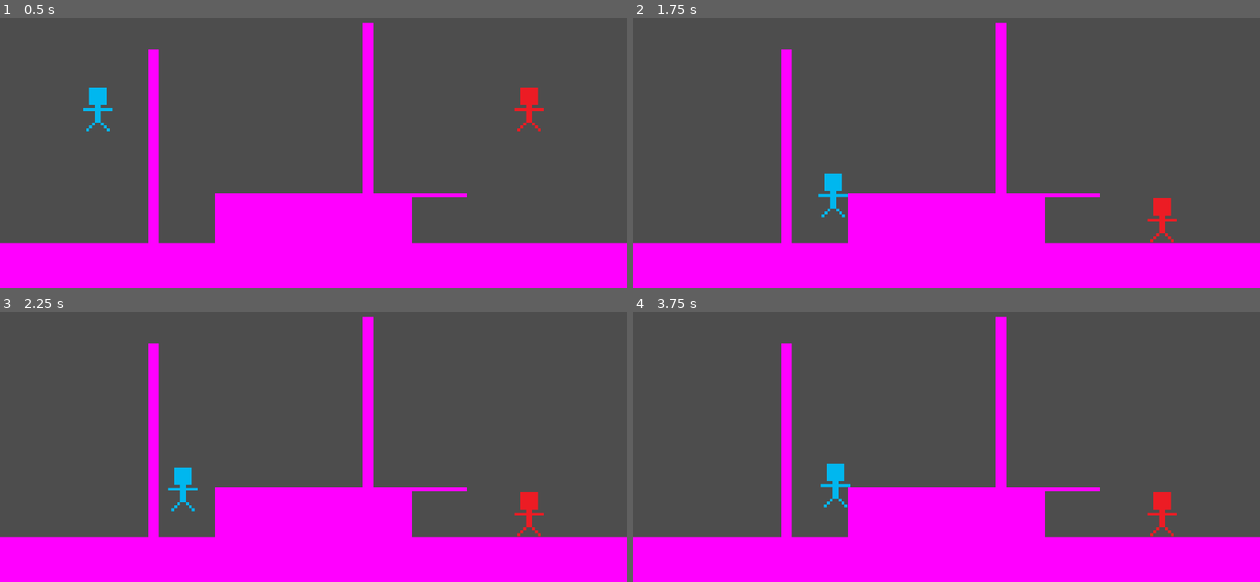
Above: before the commit, frames 1-4 (two rows, left to right).
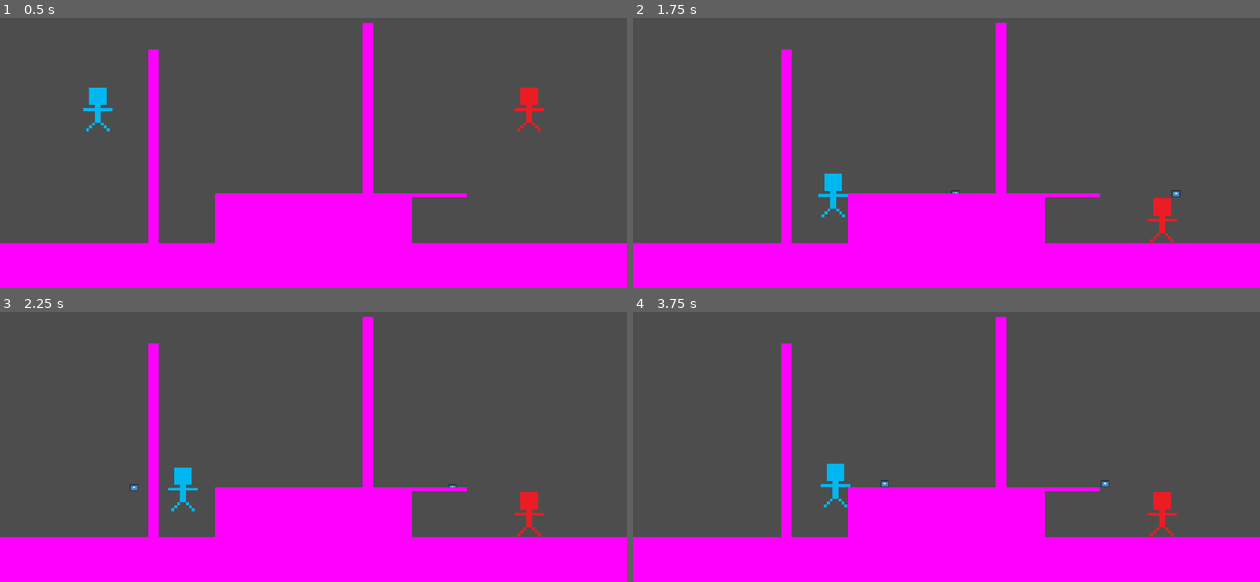
Above: after the commit, the same moments.

Repository: Fezezen/GGJ2024
Game: Godot game, scene res://TestScene.tscn
The game is run twice, just before and just after one commit, with the same random seed, the same clock (stepped at 60 frames per second) and the same inputs. The engine's default icon, where the game draws it, is replaced by a stand-in: a white triangle on a blue panel in a dark square.
Inputs:
- Up to frame 1 (0.5 s): no input
- Up to frame 2 (1.75 s): hold D (p1_move_right) from 0.53 s (still down); tap Shift (p1_shoot, bound only after the commit) at 0.6, 1.35 s; tap W (p1_jump) at 0.77, 1.52 s
- Up to frame 3 (2.25 s): release D (p1_move_right) at 2.03 s; hold A (p1_move_left) from 2.03 s (still down); tap Shift (p1_shoot, bound only after the commit) at 2.1 s
- Up to frame 4 (3.75 s): release A (p1_move_left) at 2.78 s; hold D (p1_move_right) from 2.78 s (still down); tap Shift (p1_shoot, bound only after the commit) at 2.85, 3.6 s; tap W (p1_jump) at 3.02 s

Frame 1 is identical in both runs. In frame 2, less than 0.1% of the frame differs, in the area x 50-88%, y 63-67%; in frame 3, less than 0.1%; in frame 4, less than 0.1%, in the area x 39-76%, y 62-65%.

Commit message:
Added bullets to both players

Diff:
--- /dev/null
+++ b/Bullet.gd
@@ -0,0 +1,14 @@
+extends Area2D
+
+var speed = 100
+var direction = 1
+
+
+func _physics_process(delta):
+	position += transform.x * speed * delta * direction
+
+func _on_Bullet_body_entered(body):
+	queue_free()
+
+func _set_direction(dir):
+	direction = dir
--- /dev/null
+++ b/Bullet.tscn
@@ -0,0 +1,20 @@
+[gd_scene load_steps=4 format=3 uid="uid://k83lqejicp1j"]
+
+[ext_resource type="Script" path="res://Bullet.gd" id="1_y3c2k"]
+[ext_resource type="Texture2D" uid="uid://b7ri3xu6q8mgm" path="res://Sprites/icon.svg" id="2_uoypw"]
+
+[sub_resource type="RectangleShape2D" id="RectangleShape2D_pat5h"]
+size = Vector2(5.08607, 46.5116)
+
+[node name="Bullet" type="Area2D"]
+scale = Vector2(17.04, 13.76)
+script = ExtResource("1_y3c2k")
+
+[node name="Sprite2D" type="Sprite2D" parent="."]
+scale = Vector2(0.0240845, 0.018721)
+texture = ExtResource("2_uoypw")
+
+[node name="CollisionShape2D" type="CollisionShape2D" parent="."]
+position = Vector2(0, 3.03221e-08)
+scale = Vector2(0.6, 0.05)
+shape = SubResource("RectangleShape2D_pat5h")
--- a/Player.gd
+++ b/Player.gd
@@ -6,8 +6,10 @@
 
 # Get the gravity from the project settings to be synced with RigidBody nodes.
 var gravity = ProjectSettings.get_setting("physics/2d/default_gravity")
+var lastDirection = 1
 
 @export var controls: Resource = null
+@export var Bullet : PackedScene
 
 func _physics_process(delta):
 	# Add the gravity.
@@ -22,8 +24,22 @@
 	# As good practice, you should replace UI actions with custom gameplay actions.
 	var direction = Input.get_axis(controls.move_left, controls.move_right)
 	if direction:
+		lastDirection = direction
 		velocity.x = direction * SPEED
 	else:
 		velocity.x = move_toward(velocity.x, 0, SPEED)
 
+	# Handle shooting
+	if Input.is_action_just_pressed(controls.shoot):
+		shoot(lastDirection)
+
 	move_and_slide()
+
+func shoot(dir):
+	var b = Bullet.instantiate()
+	add_child(b)
+	b._set_direction(dir)
+	if dir >= 0:
+		b.transform = $Bullet_Right.transform
+	else:
+		b.transform = $Bullet_Left.transform
--- a/Player.tscn
+++ b/Player.tscn
@@ -1,7 +1,8 @@
-[gd_scene load_steps=8 format=3 uid="uid://bjk3gltcqg6gj"]
+[gd_scene load_steps=9 format=3 uid="uid://bjk3gltcqg6gj"]
 
 [ext_resource type="Script" path="res://Player.gd" id="1_2fn33"]
 [ext_resource type="Texture2D" uid="uid://b3ivxo03t0ymy" path="res://Sprites/BlueGuy.png" id="1_vwqu3"]
+[ext_resource type="PackedScene" uid="uid://k83lqejicp1j" path="res://Bullet.tscn" id="2_cg1wy"]
 
 [sub_resource type="RectangleShape2D" id="RectangleShape2D_d7clb"]
 size = Vector2(6, 6)
@@ -21,6 +22,7 @@
 
 [node name="Player" type="CharacterBody2D"]
 script = ExtResource("1_2fn33")
+Bullet = ExtResource("2_cg1wy")
 
 [node name="Sprite" type="Sprite2D" parent="."]
 texture = ExtResource("1_vwqu3")
@@ -52,3 +54,9 @@
 rotation = -0.785398
 scale = Vector2(0.08, 0.092)
 shape = SubResource("CapsuleShape2D_7qhng")
+
+[node name="Bullet_Left" type="Marker2D" parent="."]
+position = Vector2(-5, 0)
+
+[node name="Bullet_Right" type="Marker2D" parent="."]
+position = Vector2(5, 0)
--- a/PlayerControls.gd
+++ b/PlayerControls.gd
@@ -5,3 +5,4 @@
 @export var move_left = "p1_move_left"
 @export var move_right = "p1_move_right"
 @export var jump = "p1_jump"
+@export var shoot = "p1_shoot"
--- a/player_2_controls.tres
+++ b/player_2_controls.tres
@@ -8,3 +8,4 @@
 move_left = "p2_move_left"
 move_right = "p2_move_right"
 jump = "p2_jump"
+shoot = "p2_shoot"
--- a/project.godot
+++ b/project.godot
@@ -53,6 +53,16 @@
 "events": [Object(InputEventKey,"resource_local_to_scene":false,"resource_name":"","device":-1,"window_id":0,"alt_press …(182 unchanged characters)…
 ]
 }
+p1_shoot={
+"deadzone": 0.5,
+"events": [Object(InputEventKey,"resource_local_to_scene":false,"resource_name":"","device":0,"window_id":0,"alt_pressed":false,"shift_pressed":false,"ctrl_pressed":false,"meta_pressed":false,"pressed":false,"keycode":0,"physical_keycode":4194325,"key_label":0,"unicode":0,"echo":false,"script":null)
+]
+}
+p2_shoot={
+"deadzone": 0.5,
+"events": [Object(InputEventKey,"resource_local_to_scene":false,"resource_name":"","device":0,"window_id":0,"alt_pressed":false,"shift_pressed":false,"ctrl_pressed":false,"meta_pressed":false,"pressed":false,"keycode":0,"physical_keycode":4194326,"key_label":0,"unicode":0,"echo":false,"script":null)
+]
+}
 
 [rendering]
 
